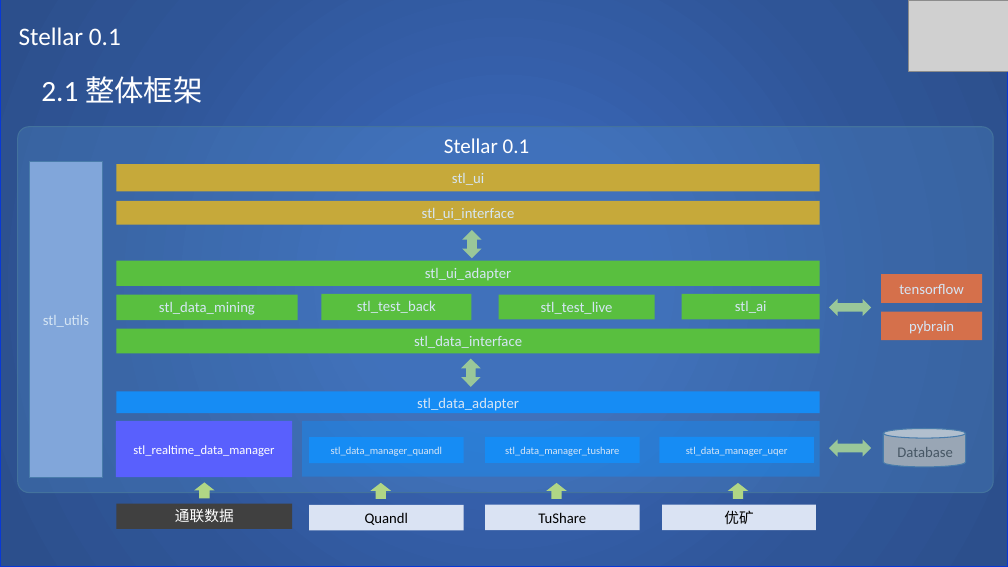
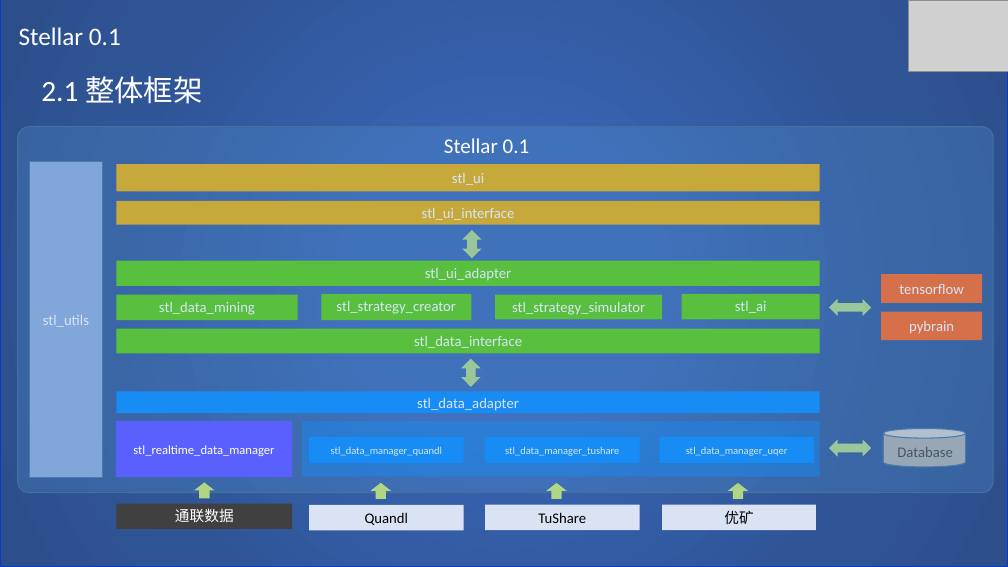
Before and after one commit to SCITLAS/Stellar, a slide deck: slide 11 of Stellar_0.1/documents/design.pptx. Drawn at 1008x567 pixels with LibreOffice and Linux fonts; fonts in the diff are those of the drawing; grey boxes stand for pictures. Boxes give left, top, right and bottom in pixels: in the first picture for what was removed or moved away, otherwise in the second. Text is boxed around its words. In the diff, an @@ line names an element or a change of style, - is before the commit and + after.

Commit message:
Bug fix

```diff
--- a/Stellar_0.1/documents/design.pptx
+++ b/Stellar_0.1/documents/design.pptx
@@ rectangle "stl_strategy_simulator" resized from (x1=498, y1=295, x2=654, y2=320) to (x1=495, y1=295, x2=662, y2=320) @@
@@ text in rectangle at (x1=336, y1=301, x2=456, y2=314): text changed @@
-stl_test_back
+stl_strategy_creator
@@ text in rectangle at (x1=512, y1=302, x2=645, y2=315): text changed @@
-stl_test_live
+stl_strategy_simulator
```
